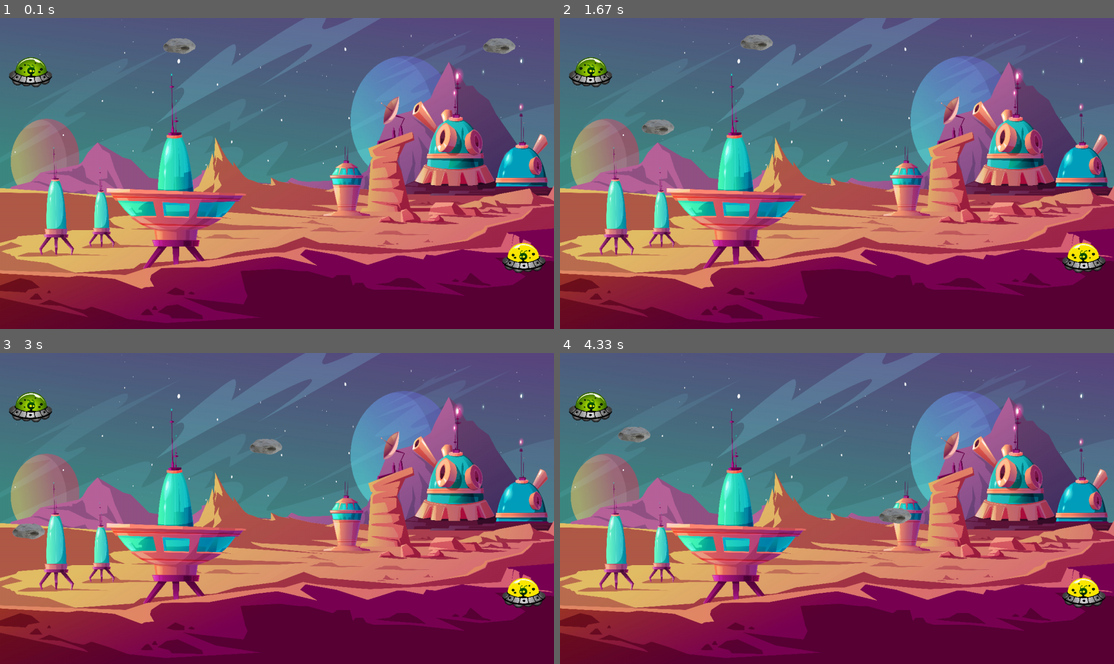
Above: before the commit, frames 1-4 (two rows, left to right).
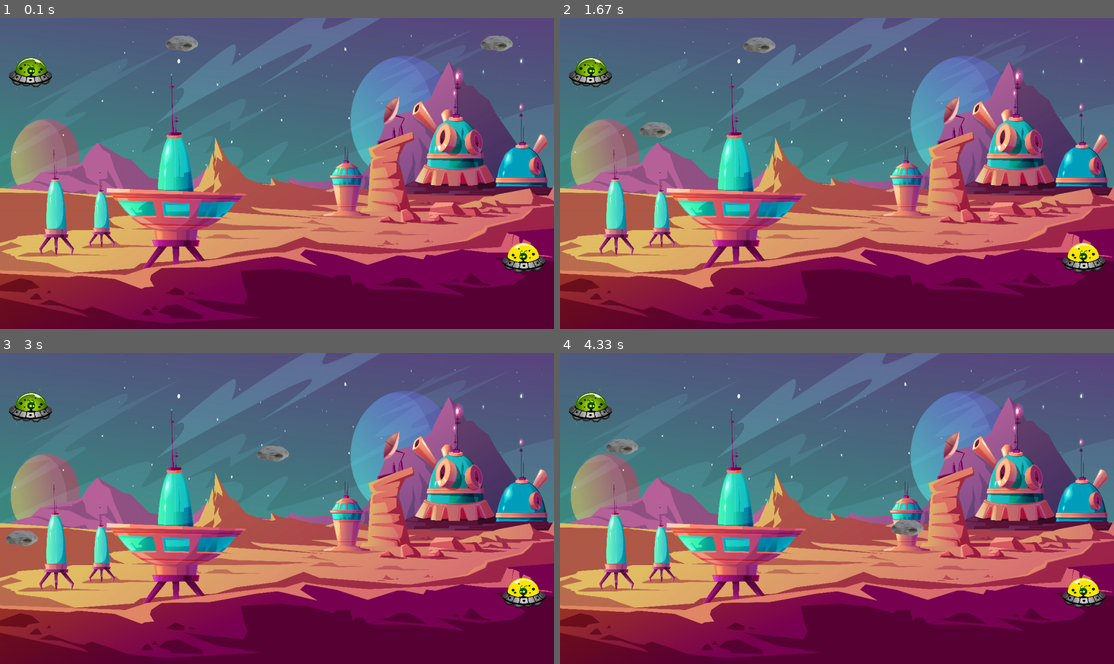
Above: after the commit, the same moments.

Repository: RedaPengam/Collision-Game
Game: pygame game, started from Collision Game/class_Main.py
Two runs of this game, one before a commit and one after it. Both use one fixed random seed, a clock stepped at 60 frames per second and the inputs below.
Inputs:
- Up to frame 1 (0.1 s): no input
- Up to frame 2 (1.67 s): no input
- Up to frame 3 (3 s): no input
- Up to frame 4 (4.33 s): no input

The runs differ from the first frame. In frame 1, 0.3% of the frame differs, in the area x 29-94%, y 5-12%; in frame 2, 0.3%; in frame 3, 0.7%; in frame 4, 0.9%, in the area x 8-66%, y 23-59%.

Commit message:
fix fps for windows & mac

Diff:
--- a/Collision Game/class_Main.py
+++ b/Collision Game/class_Main.py
@@ -1,5 +1,5 @@
 import pygame as pg
-import sys
+import sys, time
 from class_Player import Player
 from class_Game import Game
 from class_Asteroid import Asteroid
@@ -7,6 +7,7 @@
 # ATTENTION les touches pygame sont en qwerty
 
 pg.init()
+clock = pg.time.Clock()
 
 # window and screen
 pg.display.set_caption('Collision Game') # labels the window
@@ -57,7 +58,9 @@
     game.asteroid2.move2()
 
     # refreshes the screen
-    pg.display.flip()
+    #pg.display.flip()
+    pg.display.update()
+    clock.tick(64)
 
     # looks for key pressed every 1/60 sec
     for event in pg.event.get():
